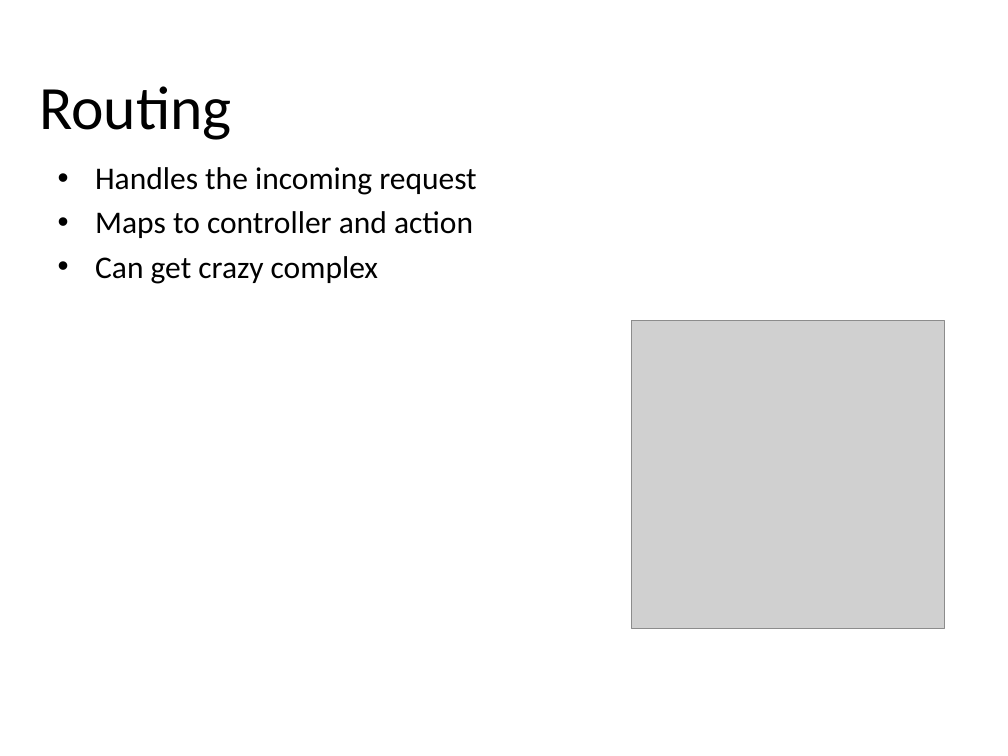
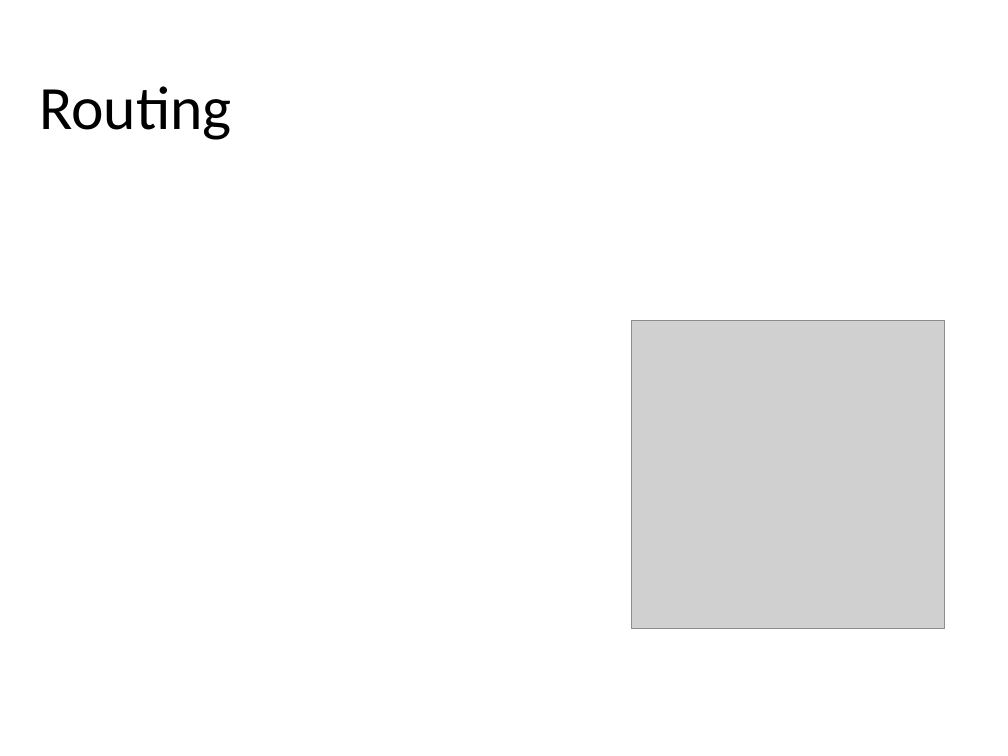
Before and after one commit to kburnell/TestDrivingASP.NETMVC, a slide deck: slide 20 of TestDrivingASP.NETMVC.pptx. Drawn at 1008x756 pixels with LibreOffice and Linux fonts; fonts in the diff are those of the drawing; grey boxes stand for pictures; background and template pictures are left out. Boxes give left, top, right and bottom in pixels: in the first picture for what was removed or moved away, otherwise in the second. Text is boxed around its words. In the diff, an @@ line names an element or a change of style, - is before the commit and + after.

```diff
--- a/TestDrivingASP.NETMVC.pptx
+++ b/TestDrivingASP.NETMVC.pptx
@@ text removed at (x1=95, y1=167, x2=476, y2=284) @@
-• Handles the incoming request
-• Maps to controller and action
-• Can get crazy complex
```
Also in this commit, not shown: 1 other slide changed, 2 slides added, 2 slides removed, 16 other files.
